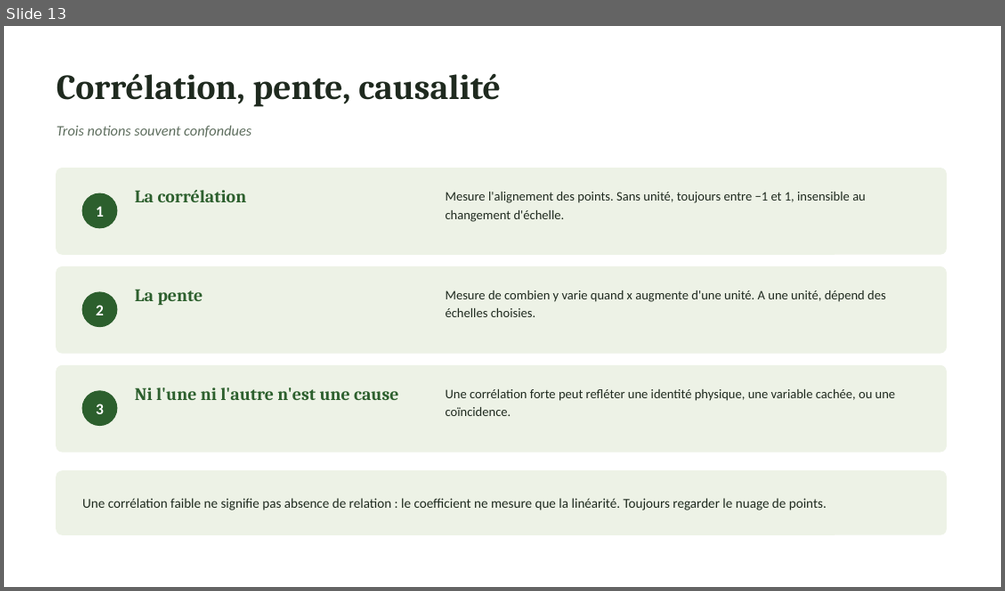
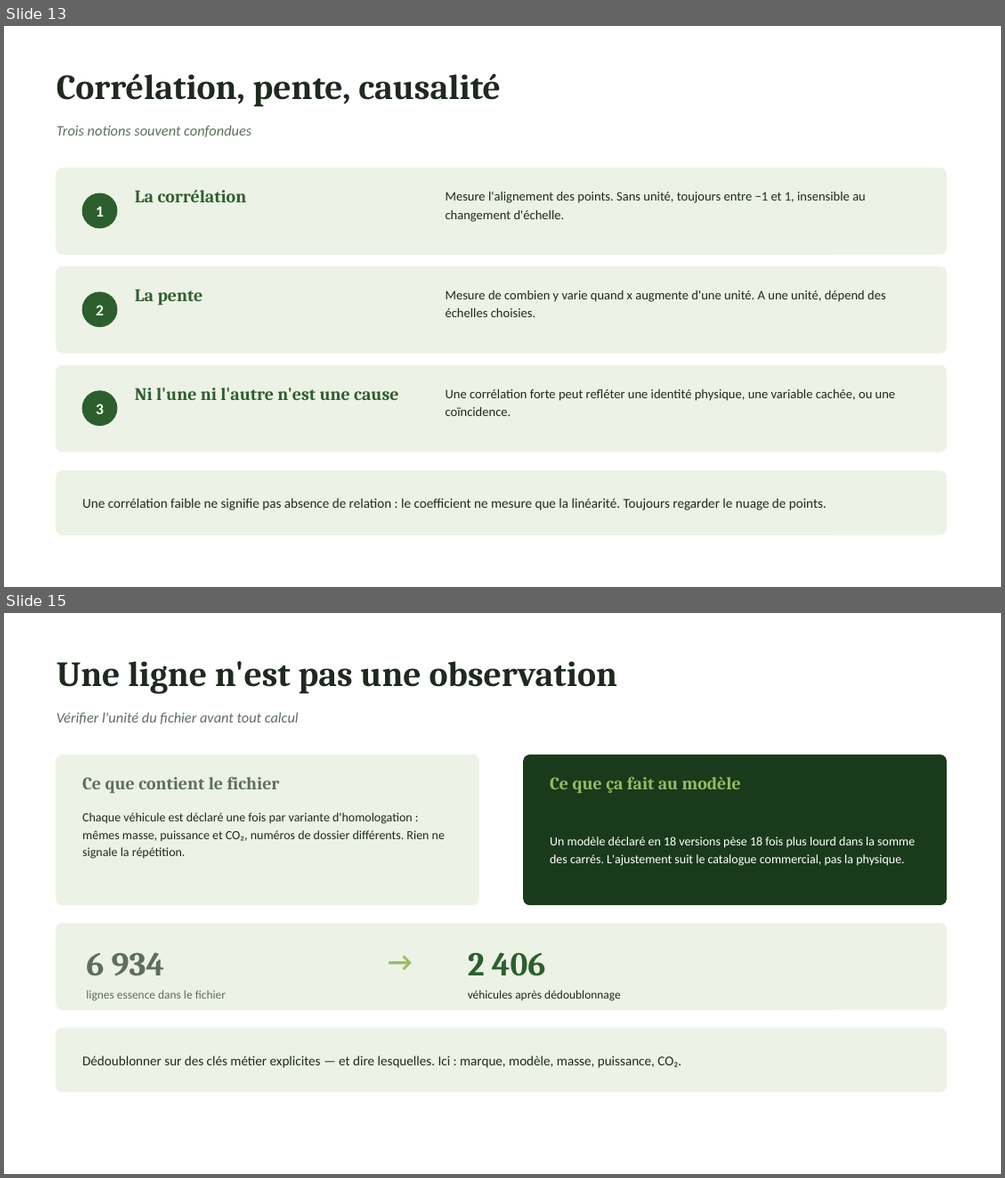
Before and after one commit to aissatougueye06/ml-notes, a slide deck: memo-machine-learning.pptx. Shown one above the other, each under a label of ours: slide 13 before the commit, slides 13 and 15 after it; the slides between them are not shown. The pictures are 1005x591 and 1005x1178 pixels, drawn with LibreOffice and Linux fonts; fonts in the diff are those of the drawing. Boxes give left, top, right and bottom in pixels: in the first picture for what was removed or moved away, otherwise in the second. Text is boxed around its words. In the diff, an @@ line names an element or a change of style, - is before the commit and + after.

Commit message:
Ajoute les acquis de la regression multiple
MEMO : pieges get_dummies et drop_duplicates, section regression multiple (R² d'entrainement, reference naive, hierarchie polynomiale), dix entrees de methode. Slides : six nouvelles sur la fuite, l'unite d'observation, la colinearite et les residus.

```diff
--- a/memo-machine-learning.pptx
+++ b/memo-machine-learning.pptx
@@ slide 15 added at bbox=[4, 613, 1001, 1174], background #FFFFFF @@
@@ text added at bbox=[57, 661, 617, 694], 34 pt, text #1F2A1F, bold @@
+Une ligne n'est pas une observation
@@ text added at bbox=[57, 712, 299, 724], 14 pt, text #5E6E5E, italic @@
+Vérifier l'unité du fichier avant tout calcul
@@ rounded rectangle added at bbox=[57, 755, 479, 905], fill #EDF2E6, outline #EDF2E6 1 pt @@
@@ rounded rectangle added at bbox=[524, 755, 947, 905], fill #1A3A1C, outline #1A3A1C 1 pt @@
@@ text added at bbox=[82, 777, 280, 793], 17 pt, text #5E6E5E, bold @@
+Ce que contient le fichier
@@ text added at bbox=[550, 777, 741, 793], 17 pt, text #97BC62, bold @@
+Ce que ça fait au modèle
@@ text added at bbox=[82, 812, 445, 859], 12 pt, text #1F2A1F @@
+Chaque véhicule est déclaré une fois par variante d'homologation : mêmes masse, puissance et CO₂, numéros de dossier différents. Rien ne signale la répétition.
@@ text added at bbox=[550, 836, 914, 866], 12 pt, text #FFFFFF @@
+Un modèle déclaré en 18 versions pèse 18 fois plus lourd dans la somme des carrés. L'ajustement suit le catalogue commercial, pas la physique.
@@ rounded rectangle added at bbox=[57, 924, 947, 1009], fill #EDF2E6, outline #EDF2E6 1 pt @@
@@ text added at bbox=[86, 952, 165, 975], 32 pt, text #5E6E5E, bold @@
+6 934
@@ text added at bbox=[371, 942, 430, 980], 26 pt, text #97BC62, bold @@
+→
@@ text added at bbox=[468, 952, 546, 976], 32 pt, text #2C5F2D, bold @@
+2 406
@@ text added at bbox=[86, 989, 226, 1000], 11.5 pt, text #5E6E5E @@
+lignes essence dans le fichier
@@ text added at bbox=[468, 989, 621, 1001], 11.5 pt, text #1F2A1F @@
+véhicules après dédoublonnage
@@ rounded rectangle added at bbox=[57, 1028, 947, 1092], fill #EDF2E6, outline #EDF2E6 1 pt @@
@@ text added at bbox=[82, 1055, 681, 1068], 13 pt, text #1F2A1F @@
+Dédoublonner sur des clés métier explicites — et dire lesquelles. Ici : marque, modèle, masse, puissance, CO₂.
```
Also in this commit, not shown: 1 slide changed, 5 other slides added, 3 other files.
